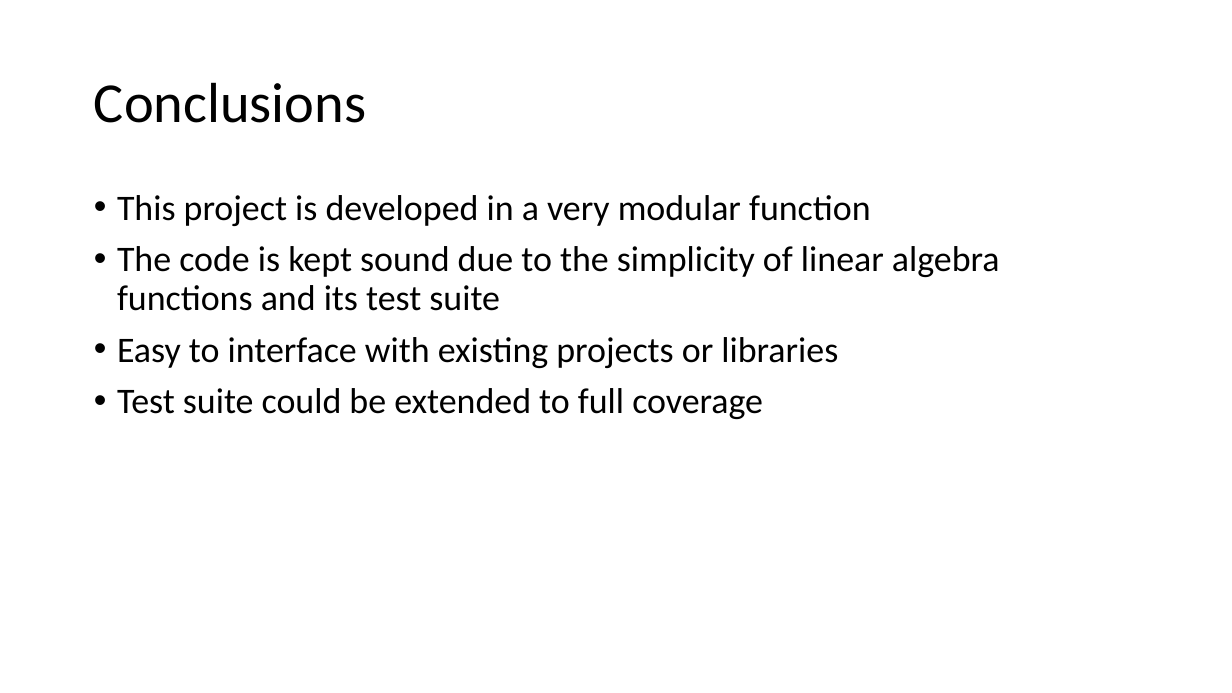
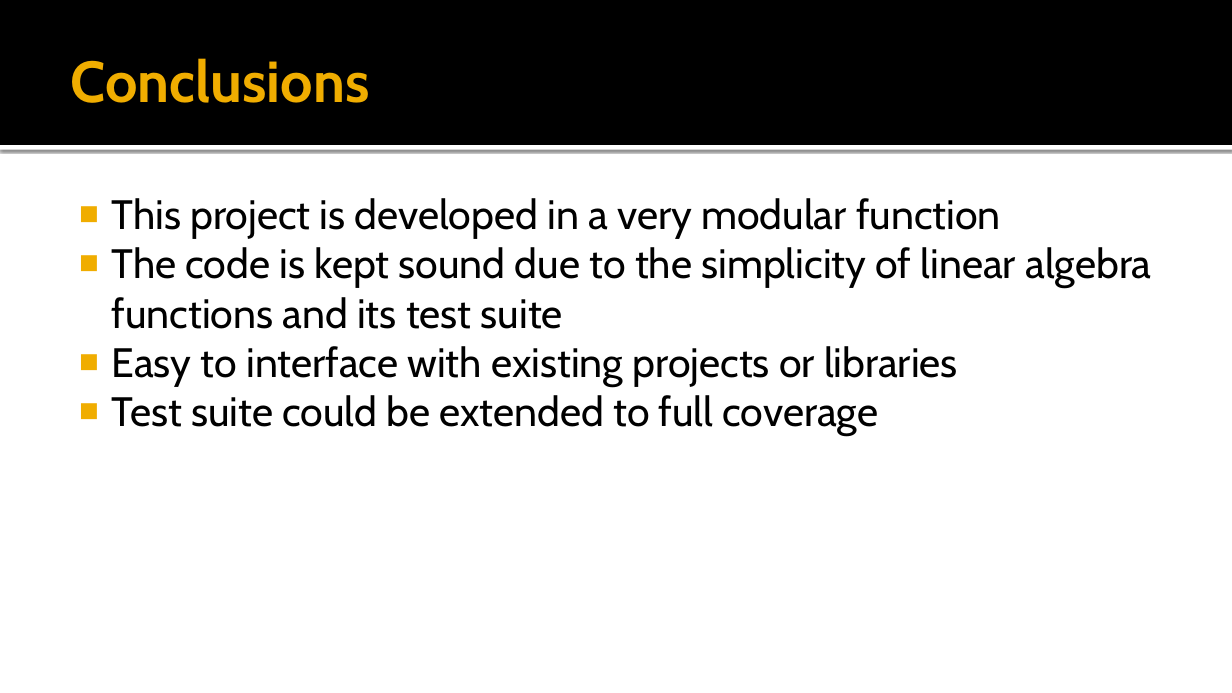
Before and after one commit to vkostyukov/la4j, a slide deck: slide 21 of ArchSW-docs/La4j.pptx. Drawn at 1232x693 pixels with LibreOffice and Linux fonts; fonts in the diff are those of the drawing; background and template pictures are left out. Boxes give left, top, right and bottom in pixels: in the first picture for what was removed or moved away, otherwise in the second. Text is boxed around its words. In the diff, an @@ line names an element or a change of style, - is before the commit and + after.

```diff
--- a/ArchSW-docs/La4j.pptx
+++ b/ArchSW-docs/La4j.pptx
@@ rectangle added at (x1=0, y1=0, x2=1232, y2=145), fill #000000 @@
@@ title "Conclusions" moved from (x1=94, y1=82, x2=366, y2=123) to (x1=71, y1=58, x2=370, y2=103) @@
@@ title "Conclusions" at (x1=71, y1=58, x2=370, y2=103): size 44 to 45 pt, font Calibri to Cabin, text colour #000000 to #F0AD00, bold on; line spacing 0.9 to 1 @@
@@ rectangle added at (x1=0, y1=145, x2=1232, y2=150), fill #FFFFFF @@
@@ text "This project is developed in ..." at (x1=111, y1=198, x2=1151, y2=436): size 28 to 32 pt, font Calibri to Cabin; bullet • to ■; line spacing 0.9 to 1; less space between paragraphs @@
```
Also in this commit, not shown: 21 other slides changed.
